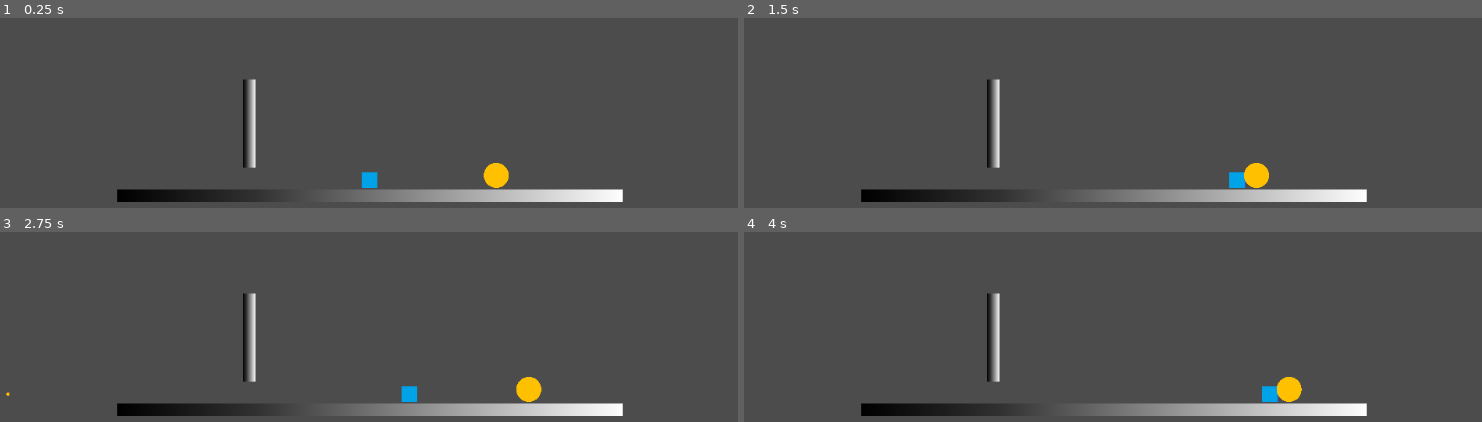
Above: before the commit, frames 1-4 (two rows, left to right).
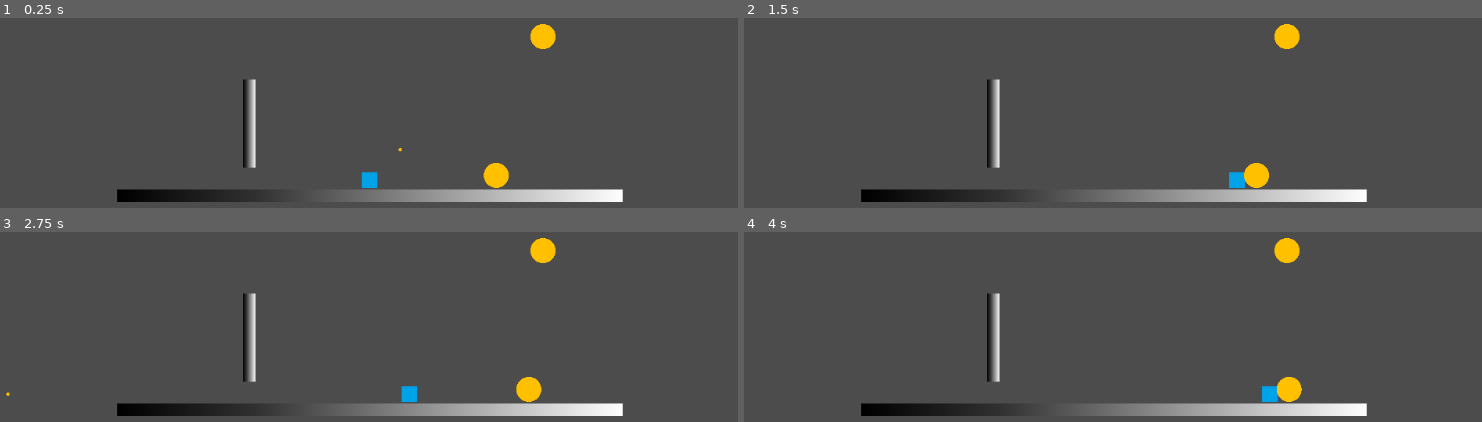
Above: after the commit, the same moments.

Repository: JoaoRicardoCardoso/BetweenWorlds
Game: Godot game, scene res://test.tscn
Same seed, same stepped clock (60 frames per second), same inputs: the game is played once before the commit and once after it. The project has no main scene, so this scene is started directly.
Inputs:
- Up to frame 1 (0.25 s): no input
- Up to frame 2 (1.5 s): hold Right (ui_right) from 0.53 s (still down); tap C (ui_shoot) at 0.6, 1.35 s; tap Up (ui_up) at 0.77 s
- Up to frame 3 (2.75 s): tap Up (ui_up) at 1.52 s; tap Enter at 2 s; release Right (ui_right) at 2.03 s; hold Left (ui_left) from 2.03 s (still down); tap C (ui_shoot) at 2.1 s
- Up to frame 4 (4 s): release Left (ui_left) at 2.78 s; hold Right (ui_right) from 2.78 s (still down); tap C (ui_shoot) at 2.85, 3.6 s; tap Up (ui_up) at 3.02, 3.77 s

The runs differ from the first frame. In frame 1, 0.4% of the frame differs, in the area x 53-76%, y 3-71%; in frame 2, 0.4%; in frame 3, 0.4%; in frame 4, 0.4%.

Commit message:
Added ranged enemy and changed bullet object

Diff:
--- a/src/Actors/Player.gd
+++ b/src/Actors/Player.gd
@@ -2,7 +2,7 @@
 class_name Player
 
 #Instanceable Objects
-var Bullet = load("res://Projectiles/PlayerBullet.tscn")
+var Bullet = load("res://Projectiles/LinearBullet.tscn")
 
 #Base variables
 export var running_speed = 10000
@@ -131,7 +131,7 @@
 
 func shoot():
 	var b_instance = Bullet.instance()
-	b_instance.init(orientation)
+	b_instance.init(orientation, 5, 0) #damage layer bit 5, ignore layer bit 0
 	owner.add_child(b_instance)
 	b_instance.position = position
 
--- /dev/null
+++ b/src/Actors/RangedEnemy.gd
@@ -0,0 +1,45 @@
+extends Enemy
+class_name RangedEnemy
+
+#Instanceable Objects
+var Bullet = load("res://Projectiles/LinearBullet.tscn")
+
+export var shot_cooldown:float = 1.0
+export var aggro_range = 1000
+
+var shot_counter = 0
+
+# Declare member variables here. Examples:
+# var a = 2
+# var b = "text"
+
+func calculate_velocity(velocity, delta):
+	return Vector2(0,0)
+
+# Called when the node enters the scene tree for the first time.
+func _ready():
+	pass # Replace with function body.
+
+func shoot(direction):
+	var b_instance = Bullet.instance()
+	b_instance.init(direction, 0, 5) #damage layer 0, ignore layer 5
+	owner.add_child(b_instance)
+	b_instance.position = position
+
+# Called every frame. 'delta' is the elapsed time since the previous frame.
+func _process(delta):
+	shot_counter -= delta
+	if shot_counter <= 0:
+		var player_direction = get_parent().get_node("Player").position - position
+		if player_direction.length() < aggro_range:
+			player_direction = player_direction.normalized()
+			shoot(player_direction)
+			shot_counter = shot_cooldown
+
+
+func _on_Area2D_area_entered(area):
+	pass
+
+
+func _on_Area2D_body_entered(body):
+	body.damage(damage)
--- /dev/null
+++ b/src/Actors/RangedEnemy.tscn
@@ -0,0 +1,32 @@
+[gd_scene load_steps=5 format=2]
+
+[ext_resource path="res://Actors/RangedEnemy.gd" type="Script" id=1]
+[ext_resource path="res://assets/Lol_circle.png" type="Texture" id=2]
+
+[sub_resource type="RectangleShape2D" id=1]
+extents = Vector2( 56, 64 )
+
+[sub_resource type="RectangleShape2D" id=2]
+extents = Vector2( 72, 64 )
+
+[node name="RangedEnemy" type="KinematicBody2D"]
+collision_layer = 32
+collision_mask = 7
+script = ExtResource( 1 )
+
+[node name="CollisionShape2D" type="CollisionShape2D" parent="."]
+shape = SubResource( 1 )
+
+[node name="Lol_circle" type="Sprite" parent="CollisionShape2D"]
+position = Vector2( -1.52588e-05, 3.8147e-06 )
+scale = Vector2( 0.14447, 0.144307 )
+texture = ExtResource( 2 )
+
+[node name="Area2D" type="Area2D" parent="."]
+collision_layer = 0
+collision_mask = 2147484673
+
+[node name="CollisionShape2D" type="CollisionShape2D" parent="Area2D"]
+shape = SubResource( 2 )
+[connection signal="area_entered" from="Area2D" to="." method="_on_Area2D_area_entered"]
+[connection signal="body_entered" from="Area2D" to="." method="_on_Area2D_body_entered"]
--- a/src/Projectiles/PlayerBullet.gd
+++ b/src/Projectiles/LinearBullet.gd
@@ -11,8 +11,10 @@
 # var a = 2
 # var b = "text"
 
-func init(direction):
+func init(direction, targeted, ignored):
 	current_velocity = direction * travel_speed
+	set_collision_mask_bit(targeted, true)
+	set_collision_mask_bit(ignored, false)
 
 func disperse():
 	queue_free()
@@ -36,9 +38,8 @@
 #func _process(delta):
 #	pass
 
-
-func _on_PlayerBullet_body_entered(body):
-	if (body is Actor) and not (body is Player):
+func _on_Bullet_body_entered(body):
+	if body is Actor:
 		body.damage(damage)
 
 	queue_free()
--- /dev/null
+++ b/src/Projectiles/LinearBullet.tscn
@@ -0,0 +1,21 @@
+[gd_scene load_steps=4 format=2]
+
+[ext_resource path="res://Projectiles/LinearBullet.gd" type="Script" id=1]
+[ext_resource path="res://assets/Lol_circle.png" type="Texture" id=2]
+
+[sub_resource type="CircleShape2D" id=1]
+radius = 2.12876
+
+[node name="LinearBullet" type="Area2D"]
+collision_layer = 0
+collision_mask = 39
+script = ExtResource( 1 )
+
+[node name="CollisionShape2D" type="CollisionShape2D" parent="."]
+shape = SubResource( 1 )
+
+[node name="Lol_circle" type="Sprite" parent="CollisionShape2D"]
+position = Vector2( -1.42109e-14, 0 )
+scale = Vector2( 0.005, 0.005 )
+texture = ExtResource( 2 )
+[connection signal="body_entered" from="." to="." method="_on_Bullet_body_entered"]
--- a/src/Projectiles/PlayerBullet.tscn
+++ /dev/null
@@ -1,21 +0,0 @@
-[gd_scene load_steps=4 format=2]
-
-[ext_resource path="res://assets/Lol_circle.png" type="Texture" id=1]
-[ext_resource path="res://Projectiles/PlayerBullet.gd" type="Script" id=2]
-
-[sub_resource type="CircleShape2D" id=1]
-radius = 2.12876
-
-[node name="PlayerBullet" type="Area2D"]
-collision_layer = 0
-collision_mask = 38
-script = ExtResource( 2 )
-
-[node name="CollisionShape2D" type="CollisionShape2D" parent="."]
-shape = SubResource( 1 )
-
-[node name="Lol_circle" type="Sprite" parent="CollisionShape2D"]
-position = Vector2( -1.42109e-14, 0 )
-scale = Vector2( 0.005, 0.005 )
-texture = ExtResource( 1 )
-[connection signal="body_entered" from="." to="." method="_on_PlayerBullet_body_entered"]
--- a/src/project.godot
+++ b/src/project.godot
@@ -23,11 +23,17 @@
 "class": "Player",
 "language": "GDScript",
 "path": "res://Actors/Player.gd"
+}, {
+"base": "Enemy",
+"class": "RangedEnemy",
+"language": "GDScript",
+"path": "res://Actors/RangedEnemy.gd"
 } ]
 _global_script_class_icons={
 "Actor": "",
 "Enemy": "",
-"Player": ""
+"Player": "",
+"RangedEnemy": ""
 }
 
 [application]
--- a/src/test.tscn
+++ b/src/test.tscn
@@ -1,7 +1,8 @@
-[gd_scene load_steps=8 format=2]
+[gd_scene load_steps=9 format=2]
 
 [ext_resource path="res://Actors/Player.tscn" type="PackedScene" id=1]
 [ext_resource path="res://Actors/Enemy.tscn" type="PackedScene" id=2]
+[ext_resource path="res://Actors/RangedEnemy.tscn" type="PackedScene" id=3]
 
 [sub_resource type="RectangleShape2D" id=1]
 extents = Vector2( 326, 10 )
@@ -64,3 +65,8 @@
 [node name="CollisionShape2D" type="CollisionShape2D" parent="Area2D"]
 position = Vector2( 323.844, -17.8249 )
 shape = SubResource( 5 )
+
+[node name="RangedEnemy" parent="." instance=ExtResource( 3 )]
+position = Vector2( 222, -204 )
+scale = Vector2( 0.25, 0.25 )
+aggro_range = 375
